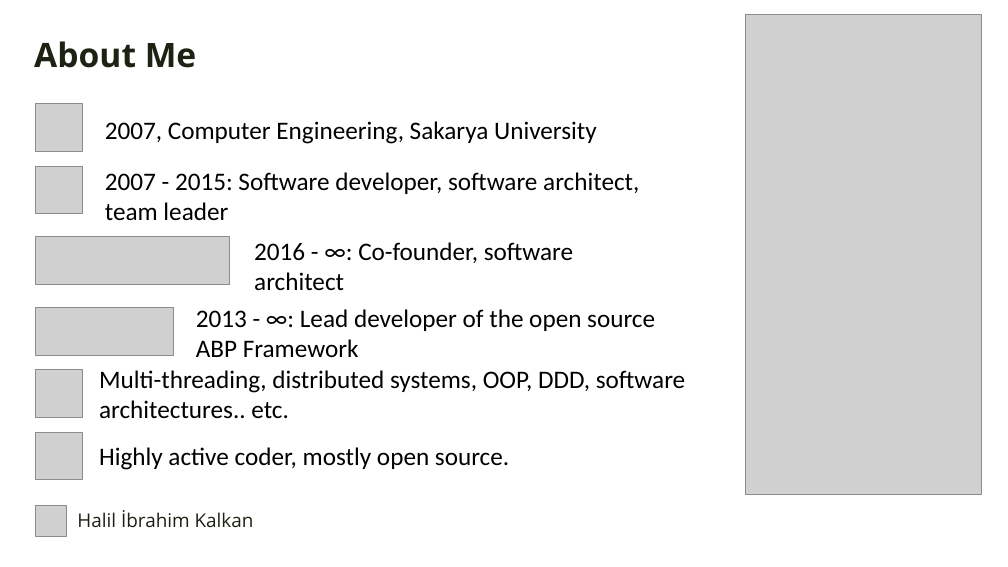
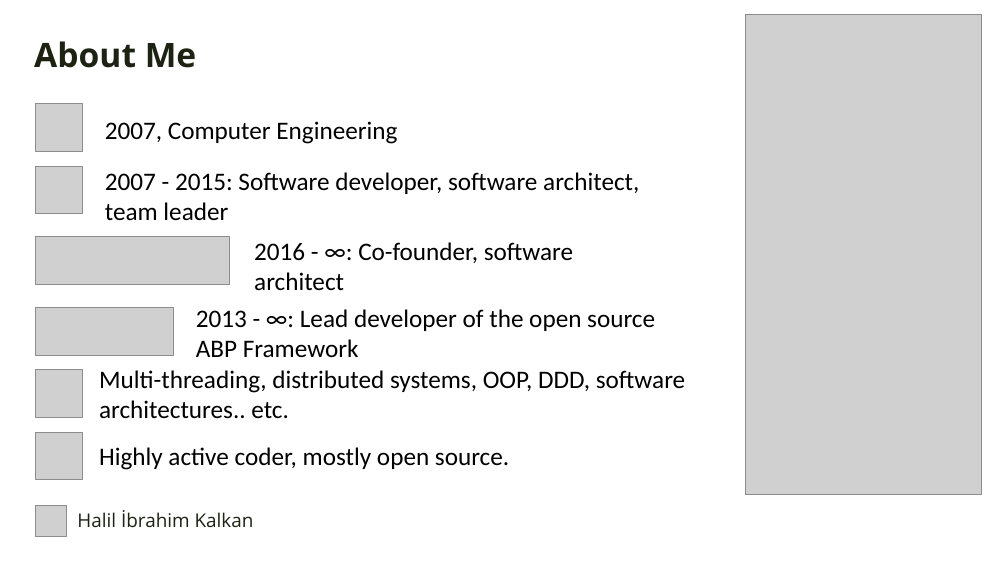
Before and after one commit to hikalkan/presentations, a slide deck: slide 2 of 2024-05-24 DevDays Kubernetes Integrated Dev Environment/Kubernetes Presentation.pptx. Drawn at 1008x567 pixels with LibreOffice and Linux fonts; fonts in the diff are those of the drawing; grey boxes stand for pictures; background and template pictures are left out. Boxes give left, top, right and bottom in pixels: in the first picture for what was removed or moved away, otherwise in the second. Text is boxed around its words. In the diff, an @@ line names an element or a change of style, - is before the commit and + after.

```diff
--- a/2024-05-24 DevDays Kubernetes Integrated Dev Environment/Kubernetes Presentation.pptx
+++ b/2024-05-24 DevDays Kubernetes Integrated Dev Environment/Kubernetes Presentation.pptx
@@ text at [105, 121, 397, 144]: text changed @@
-2007, Computer Engineering, Sakarya University
+2007, Computer Engineering
```
